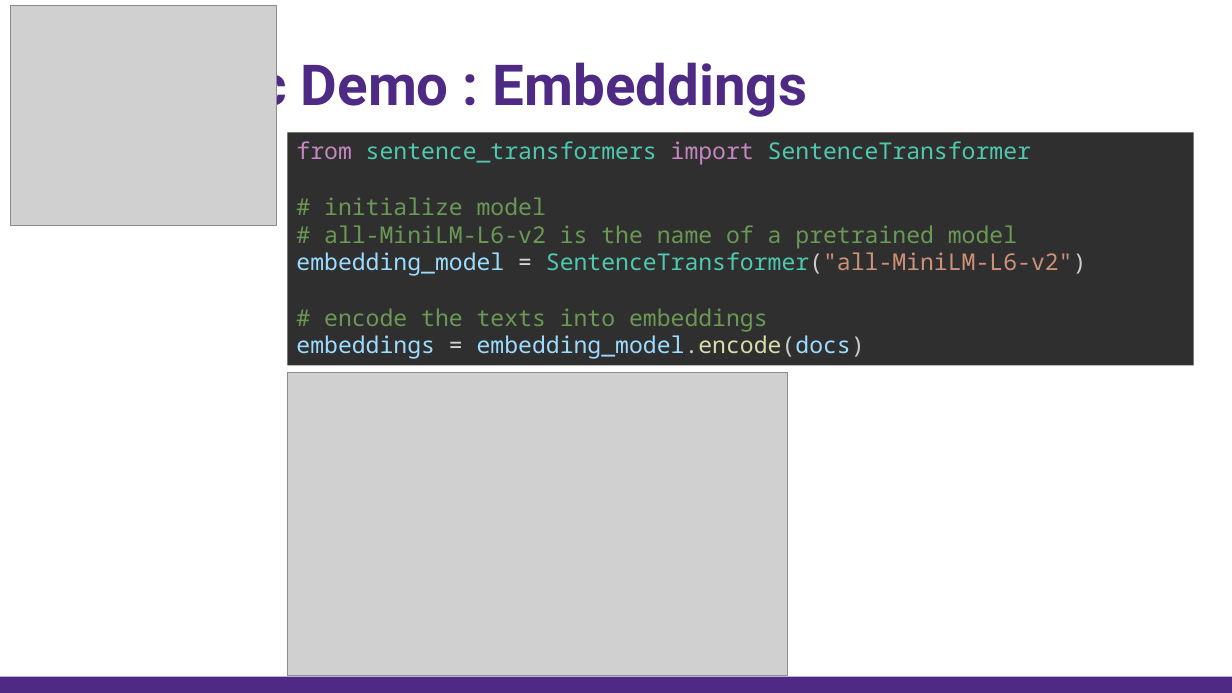
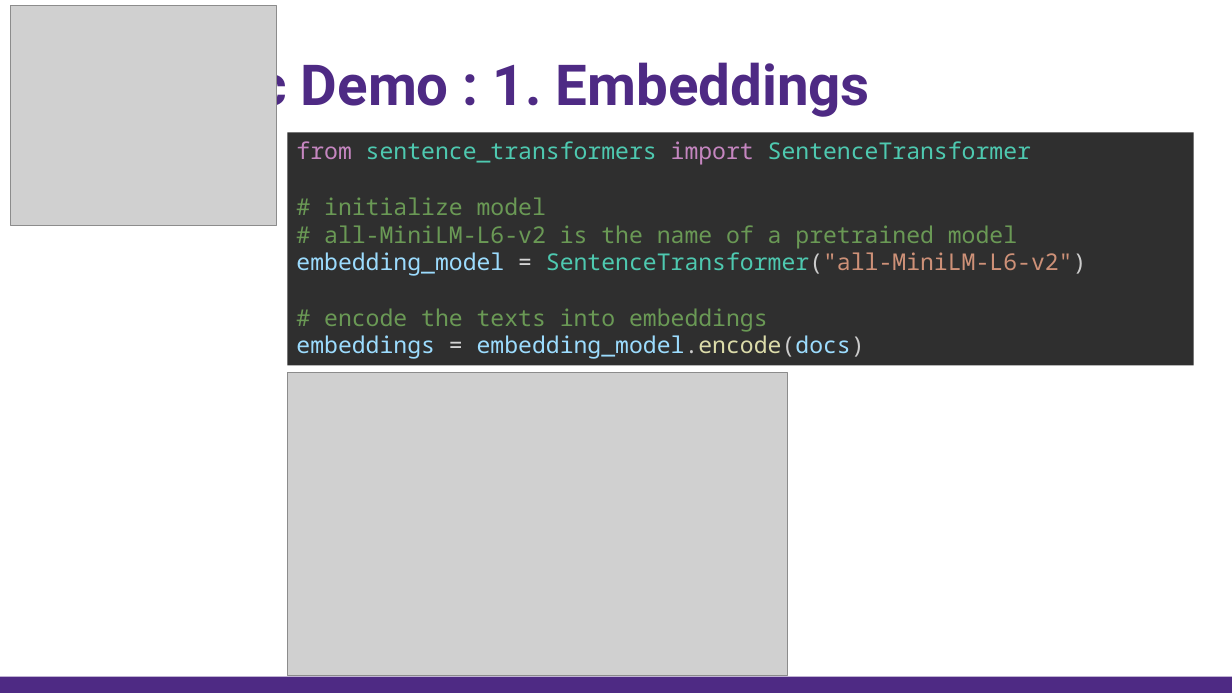
Before and after one commit to nuitrcs/AI_Week_Topic_Modeling, a slide deck: slide 22 of topic_modeling.pptx (slide 21 before the commit). Drawn at 1232x693 pixels with LibreOffice and Linux fonts; fonts in the diff are those of the drawing; grey boxes stand for pictures. Boxes give left, top, right and bottom in pixels: in the first picture for what was removed or moved away, otherwise in the second. Text is boxed around its words. In the diff, an @@ line names an element or a change of style, - is before the commit and + after.

```diff
--- a/topic_modeling.pptx
+++ b/topic_modeling.pptx
@@ title at (47,53,870,118): text changed @@
-BERTopic Demo : Embeddings
+BERTopic Demo : 1. Embeddings
```
Also in this commit, not shown: 5 other slides changed, 1 slide added, 7 other files.
